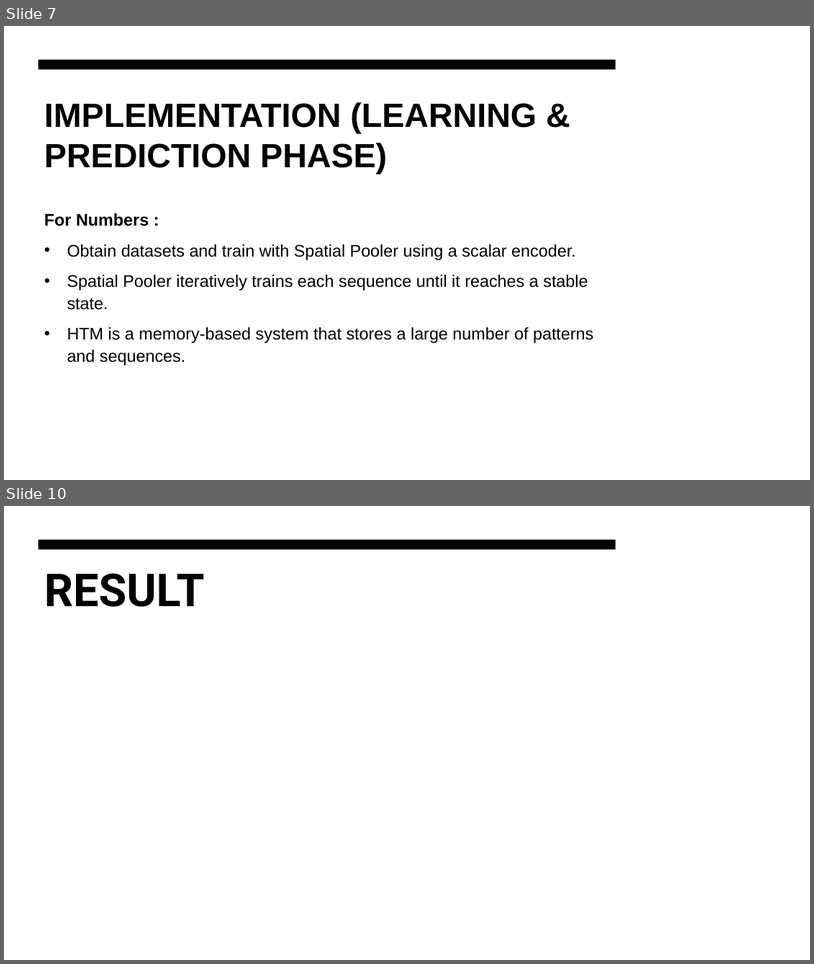
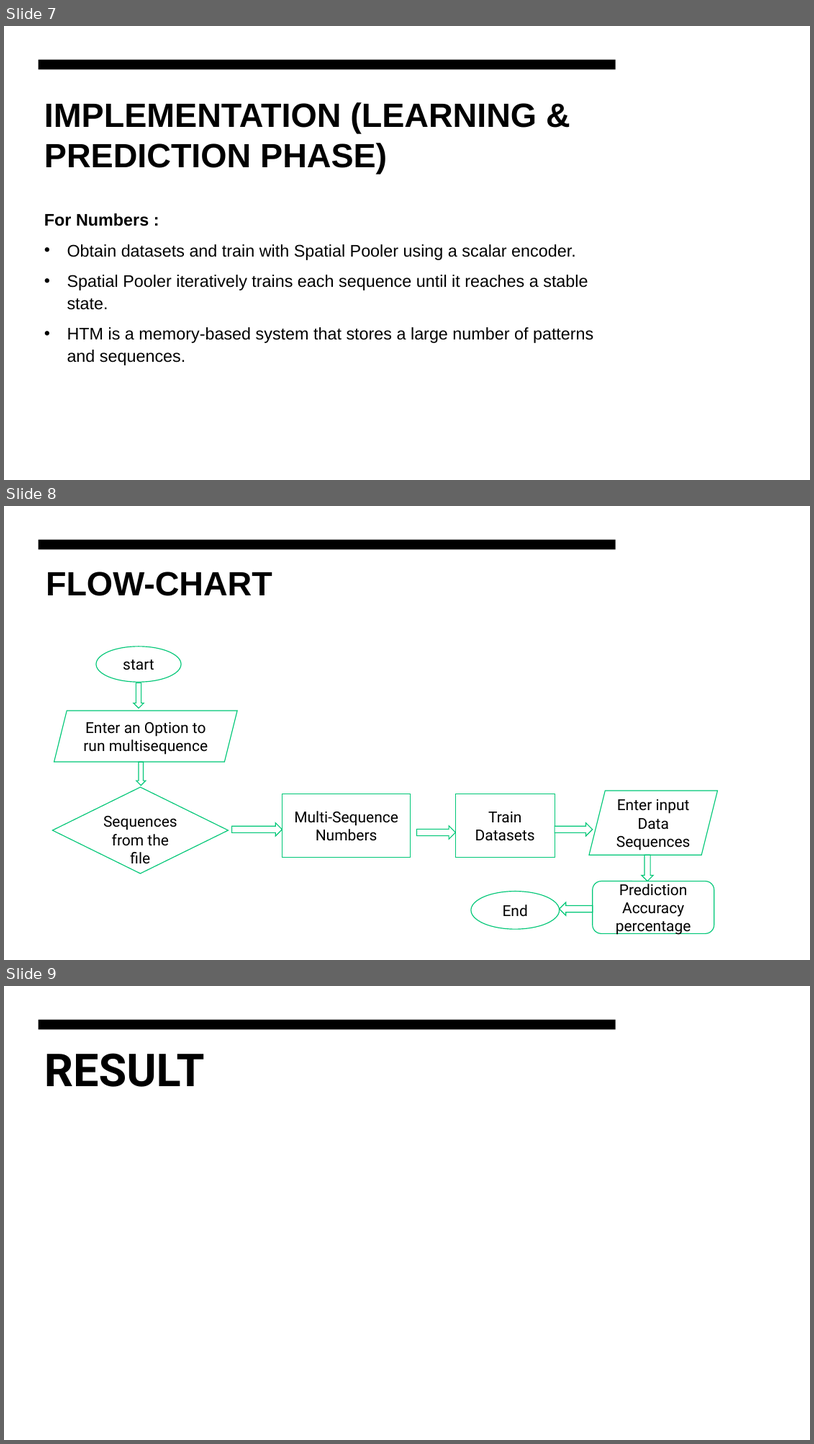
Before and after one commit to faizmohammedkhan7/neocortexapi, a slide deck: source/MySEProject/Documentation/ML-22-23-15 Approve Prediction of Multisequence Learning .pptx. Shown one above the other, each under a label of ours: slides 7 and 10 before the commit, slides 7, 8 and 9 after it; the slides between them are not shown. The pictures are 814x964 and 814x1444 pixels, drawn with LibreOffice and Linux fonts; fonts in the diff are those of the drawing. Boxes give left, top, right and bottom in pixels: in the first picture for what was removed or moved away, otherwise in the second. Text is boxed around its words. In the diff, an @@ line names an element or a change of style, - is before the commit and + after.

```diff
--- a/source/MySEProject/Documentation/ML-22-23-15 Approve Prediction of Multisequence Learning .pptx
+++ b/source/MySEProject/Documentation/ML-22-23-15 Approve Prediction of Multisequence Learning .pptx
@@ slide 8 added at box(4, 506, 810, 960), background #FFFFFF @@
@@ rectangle added at box(4, 506, 810, 960), fill #FFFFFF @@
@@ rectangle added at box(39, 540, 616, 549), fill #000000 @@
@@ title added at box(46, 572, 273, 596), 40 pt, text #000000, bold @@
+FLOW-CHART
@@ ellipse added at box(96, 646, 181, 682), fill #FFFFFF, outline #00C777 1 pt, 18 pt, text #000000 @@
+start
@@ down arrow added at box(134, 682, 144, 708), fill #FFFFFF, outline #00C777 1 pt @@
@@ parallelogram added at box(54, 710, 237, 762), fill #FFFFFF, outline #00C777 1 pt, 18 pt, text #000000 @@
+Enter an Option to run multisequence
@@ down arrow added at box(136, 762, 146, 785), fill #FFFFFF, outline #00C777 1 pt @@
@@ diamond added at box(52, 787, 229, 873), fill #FFFFFF, outline #00C777 1 pt, 18 pt, text #000000 @@
+Sequences from the file
@@ rectangle added at box(282, 794, 411, 857), fill #FFFFFF, outline #00C777 1 pt, 18 pt, text #000000 @@
+Multi-Sequence Numbers
@@ rectangle added at box(456, 794, 555, 857), fill #FFFFFF, outline #00C777 1 pt, 18 pt, text #000000 @@
+Train Datasets
@@ parallelogram added at box(589, 790, 718, 854), fill #FFFFFF, outline #00C777 1 pt, 18 pt, text #000000 @@
+Enter input Data Sequences
@@ right arrow added at box(232, 822, 282, 836), fill #FFFFFF, outline #00C777 1 pt @@
@@ right arrow added at box(417, 826, 456, 839), fill #FFFFFF, outline #00C777 1 pt @@
@@ right arrow added at box(555, 822, 593, 836), fill #FFFFFF, outline #00C777 1 pt @@
@@ down arrow added at box(642, 855, 653, 881), fill #FFFFFF, outline #00C777 1 pt @@
@@ ellipse added at box(471, 890, 559, 929), fill #FFFFFF, outline #00C777 1 pt, 18 pt, text #000000 @@
+End
@@ rounded rectangle added at box(593, 881, 715, 934), fill #FFFFFF, outline #00C777 1 pt, 18 pt, text #000000 @@
+Prediction Accuracy percentage
@@ left arrow added at box(560, 902, 593, 916), fill #FFFFFF, outline #00C777 1 pt @@
@@ what was slide 10 is now slide 9 @@
```
Also in this commit, not shown: 3 slides changed, 2 slides removed.
